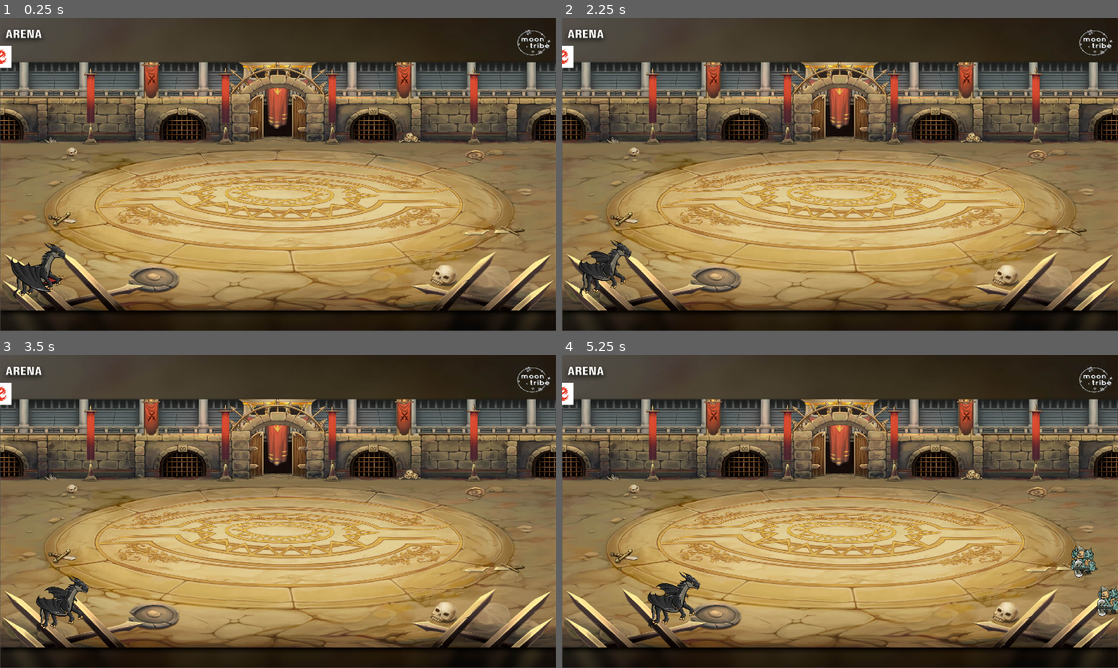
Above: before the commit, frames 1-4 (two rows, left to right).
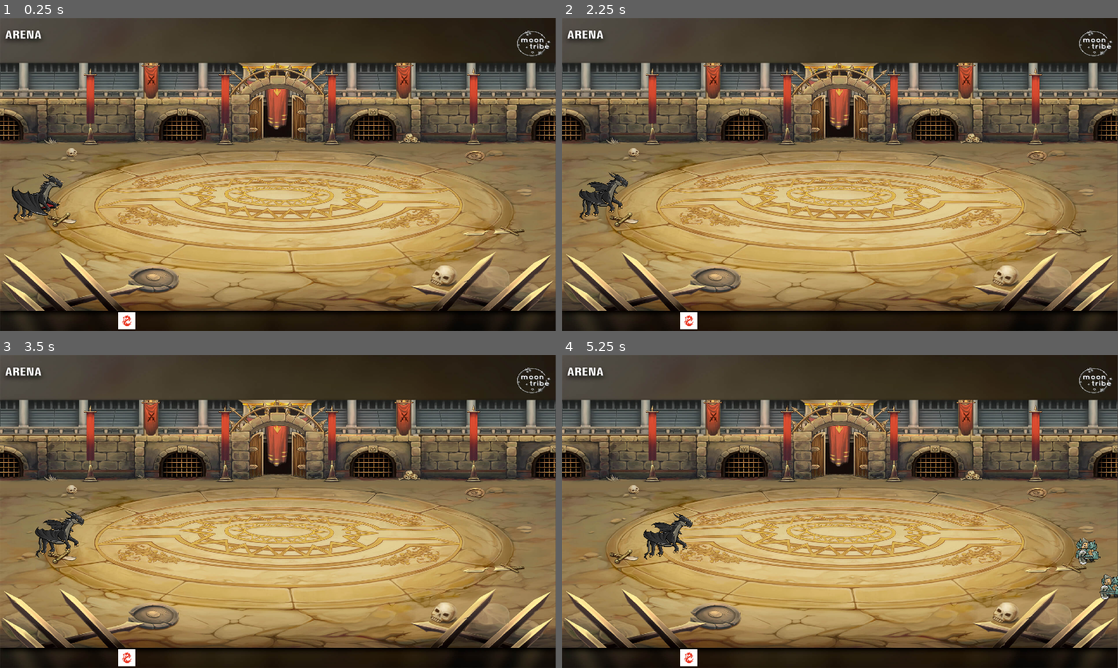
Above: after the commit, the same moments.

Repository: SandroParra/Idle_Game_Alpha
Game: Godot game, scene res://Scenes/Levels/entire_game/game.tscn
Two runs of this game, one before a commit and one after it. Both use one fixed random seed, a clock stepped at 60 frames per second and the inputs below.
Inputs (mouse positions are in pixels of both pictures, inside the frame that each line leads up to):
- Up to frame 1 (0.25 s): no input
- Up to frame 2 (2.25 s): tap Enter (ui_accept) at 0.5, 0.77 s; move the mouse to (962, 158) at 0.52 s; click (962, 158) at 0.67 s; drag from (728, 190) to (606, 268) at 1.27 s; move the mouse to (895, 105) at 2.02 s; click (895, 105) at 2.17 s
- Up to frame 3 (3.5 s): drag from (250, 574) to (50, 599) at 2.77 s
- Up to frame 4 (5.25 s): move the mouse to (1006, 558) at 3.52 s; click (1006, 558) at 3.67 s; tap Enter (ui_accept) at 3.77 s; drag from (673, 464) to (756, 433) at 4.27 s; move the mouse to (867, 511) at 5.02 s; click (867, 511) at 5.17 s

The runs differ from the first frame. In frame 1, 16% of the frame differs, in the area x 0-100%, y 0-100%; in frame 2, 16%; in frame 3, 16%; in frame 4, 17%.

Commit message:
update positioning of objects

Diff:
--- a/Scenes/Levels/entire_game/game.tscn
+++ b/Scenes/Levels/entire_game/game.tscn
@@ -13,42 +13,45 @@
 script = ExtResource("1_d4uca")
 
 [node name="PlaceholderArena" type="Sprite2D" parent="."]
-position = Vector2(0.499987, -1.56498)
-scale = Vector2(0.933854, 0.704008)
+scale = Vector2(0.9994792, 0.84375)
 texture = ExtResource("1_hlfm0")
+centered = false
 
 [node name="Camera2D" type="Camera2D" parent="."]
-zoom = Vector2(1.07, 1.2)
+anchor_mode = 0
 
 [node name="Colliders" type="Node2D" parent="."]
+position = Vector2(942, 602)
 
 [node name="ColliderUp" parent="Colliders" instance=ExtResource("2_d4uca")]
-position = Vector2(-584, -105)
+position = Vector2(-582, -179)
 
 [node name="ColliderUp2" parent="Colliders" instance=ExtResource("2_d4uca")]
-position = Vector2(-32, -104)
+position = Vector2(-20, -180)
 
 [node name="ColliderUp3" parent="Colliders" instance=ExtResource("2_d4uca")]
-position = Vector2(552, -107)
+position = Vector2(552, -185)
 
 [node name="ColliderDown" parent="Colliders" instance=ExtResource("2_d4uca")]
-position = Vector2(-26, 381)
+position = Vector2(15, 397)
 
 [node name="ColliderDown2" parent="Colliders" instance=ExtResource("2_d4uca")]
-position = Vector2(538, 381)
+position = Vector2(612, 391)
 
 [node name="ColliderDown3" parent="Colliders" instance=ExtResource("2_d4uca")]
-position = Vector2(-571, 380)
+position = Vector2(-565, 396)
 
 [node name="Enemies" type="Node2D" parent="."]
+position = Vector2(3, 4)
 
 [node name="enemySpawner" parent="Enemies" instance=ExtResource("3_tqpib")]
-position = Vector2(951, 148)
+position = Vector2(1977, 700)
 
 [node name="Heroes" type="Node2D" parent="."]
+position = Vector2(5, 4)
 
 [node name="BlackDragon" parent="Heroes" instance=ExtResource("4_cv2yb")]
-position = Vector2(-766, 256)
+position = Vector2(131, 595)
 scale = Vector2(0.75, 0.75)
 script = ExtResource("5_075tl")
 
@@ -57,26 +60,17 @@
 
 [node name="Hand" type="HBoxContainer" parent="UI"]
 anchors_preset = -1
-anchor_left = -0.042
-anchor_top = 0.212
-anchor_right = -0.042
-anchor_bottom = 0.212
-offset_left = 84.64
-offset_top = -198.96
-offset_right = 124.64
-offset_bottom = -158.96
+offset_left = 408.0
+offset_top = 1015.0
+offset_right = 913.0
+offset_bottom = 1077.0
 
 [node name="Heroe_1" type="Control" parent="UI/Hand"]
 layout_mode = 2
 
 [node name="TextureRect" type="TextureRect" parent="UI/Hand/Heroe_1"]
 layout_mode = 1
-anchors_preset = -1
-anchor_top = 2.572
-anchor_bottom = 2.572
-offset_left = -40.0
-offset_top = -36.88
-offset_right = 36.0
-offset_bottom = 39.12
+offset_right = 49.0
+offset_bottom = 59.0
 texture = ExtResource("7_tqpib")
 expand_mode = 3
